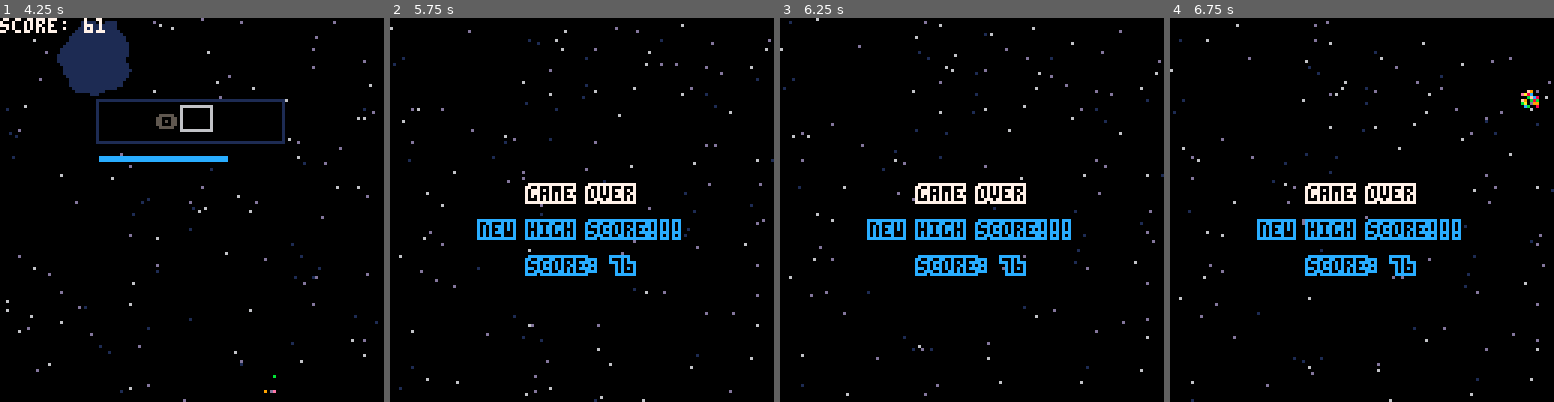
Above: before the commit, frames 1-4 (left to right).
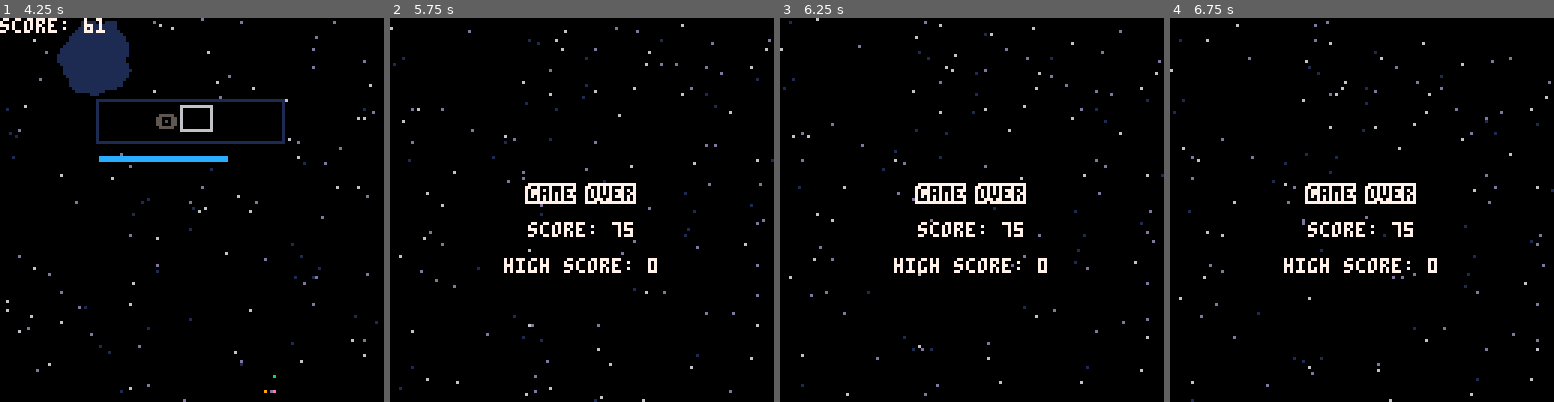
Above: after the commit, the same moments.

Repository: ryanford/EDM-Blastoff
Game: PICO-8 cartridge edmblastoff.p8
Two runs of this game, one before a commit and one after it. Both use one fixed random seed, a clock stepped at 60 frames per second and the inputs below.
Inputs:
- Up to frame 1 (4.25 s): tap X (X key) at 0.33, 1.07, 1.85, 2.97, 4.08 s; tap O (Z key) at 0.7, 1.7, 2.1, 2.5, 2.9, 3.3, 3.7, 4.1 s; hold Right 1.6-2.1 s; hold Up 2.15-2.42 s; hold Right 2.47-3.03 s; hold Left 3.08-3.58 s; hold Right from 4.02 s (still down)
- Up to frame 2 (5.75 s): tap O (Z key) every 0.4 s from 4.5 to 5.7 s; release Right at 4.68 s; hold Up 4.73-5.03 s; hold Left 5.08-5.68 s; tap X (X key) at 5.2 s
- Up to frame 3 (6.25 s): hold Right from 6.08 s (still down); tap O (Z key) at 6.1 s
- Up to frame 4 (6.75 s): tap X (X key) at 6.32 s; tap O (Z key) at 6.5 s; release Right at 6.58 s; hold Right from 6.63 s (still down)

Frame 1 is identical in both runs. In frame 2, 3.4% of the frame differs, in the area x 22-76%, y 52-68%; in frame 3, 3.4%; in frame 4, 3.6%, in the area x 22-97%, y 18-68%.

Commit message:
Fix number overflow bug

Diff:
--- a/edmblastoff.p8
+++ b/edmblastoff.p8
@@ -3,7 +3,10 @@
 __lua__
 cartdata("edmblastoff")
 function _init()
-  highscore = dget(0)
+  highscore = {}
+  highscore.kscore=dget(0)
+  highscore.hscore=dget(1)
+  highscore.display=dget(2)
   state={}
   if active then
     state.update=active_update
@@ -37,7 +40,10 @@
   p.invuln=0
 
   partymode = false
-  score=0
+  score={}
+  score.hscore=0
+  score.kscore=0
+  score.display=''
   streak=0
   active=false
   state.update=state.update or intro_update
@@ -95,7 +101,7 @@
   draw_stars()
   draw_prop()
   draw_instructions()
-  print_outline("high score: "..highscore,nil,80,0,12)
+  print_outline("high score: "..highscore.display,nil,80,0,12)
   print_outline("edm blastoff",nil,24,12,7)
   print_outline("press ❎ to start",nil,120,0,12,3)
   draw_ship()
@@ -118,12 +124,12 @@
   update_player()
   spawn_prop()
   update_prop()
-  update_score()
   check_collisions()
   pattern_input()
   check_missed_beat()
   update_fireworks()
   update_stars(p.power/2)
+  update_score()
 end
 
 function party_mode()
@@ -186,10 +192,10 @@
       spawn_fireworks(rnd(120) + 4, rnd(32))
     end
     print_outline("new high score!!!",nil,68, 12, 0)
-    print_outline("score: "..flr(score),nil,80,12, 0)
+    print_outline("score: "..score.display,nil,80,12, 0)
   else
-    print("score: "..flr(score),center_text("score: " .. flr(score)),68,7)
-    print("high score: "..highscore,center_text("high score: " .. highscore),80,7)
+    print("score: "..score.display,center_text("score: " .. score.display),68,7)
+    print("high score: "..highscore.display,center_text("high score: " .. highscore.display),80,7)
   end
   if timeout>1 then
     print_outline("press ❎ to restart",nil,92,7,0,3)
@@ -201,10 +207,14 @@
 function gameover()
   sfx(32)
   new_highscore = false
-  if highscore < score then
-    highscore = flr(score)
+  if highscore.kscore < score.kscore and highscore.hscore > score.hscore then
+    for key,value in pairs(highscore) do
+      highscore[key]=score[key]
+    end
     new_highscore = true
-    dset(0,highscore)
+    dset(0,highscore.kscore)
+    dset(1,highscore.hscore)
+    dset(2,highscore.display)
   end
   timeout = 0
   active=true
@@ -456,7 +466,7 @@
   if (#obstacles==0 and #powerups==0) return
   foreach(powerups,function(pup)
     if distance_between(pup.x,pup.y,p.x+4,p.y+16) < 16 and pup.y > 0then
-      score += 1000
+      score.kscore += 1
       sfx(33)
       spawn_fireworks(pup.x,pup.y,100)
       del(powerups,pup)
@@ -575,7 +585,7 @@
 end
 
 function generate_pattern()
-  if score < 400 then
+  if score.hscore < 400 and score.kscore < 1 then
     return {1,1,2,1,flr(rnd(4)+1),1,2,1}
   end
   return {1,2,1,flr(rnd(4)+1),1,flr(rnd(3)+1),2,3}
@@ -644,11 +654,24 @@
 end
 
 function update_score()
-  score+=10*max(p.power-1,0)*dt
+  score.display=''
+  score.hscore+=10*max(p.power-1,0)*dt
+  if score.hscore>1000 then
+    score.kscore+=flr(score.hscore/1000)
+    score.hscore-=flr((score.hscore/1000)*1000)
+  end
+  if score.kscore>0 then
+    score.display='' .. score.kscore
+  end
+  if score.kscore > 0 and score.hscore < 100 then
+    score.display=score.display..'0'
+  end
+  score.display=score.display..flr(score.hscore)
+  printh("k: " .. score.kscore .. " h: " .. flr(score.hscore) .. " v: " .. score.display)
 end
 
 function draw_score()
-  print("score: " .. flr(score),0,0,7)
+  print("score: " .. score.display,0,0,7)
   if streak > 10 then
     print("streak: " .. streak,0,8,12)
   end
Not shown, changed: edmblastoff.p8.png
Not shown, changed: main.js
